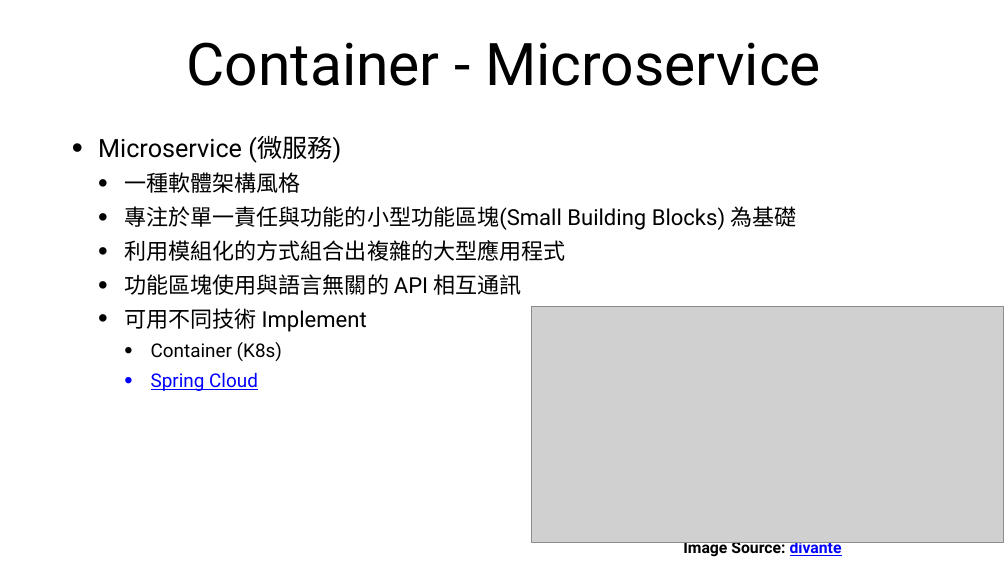
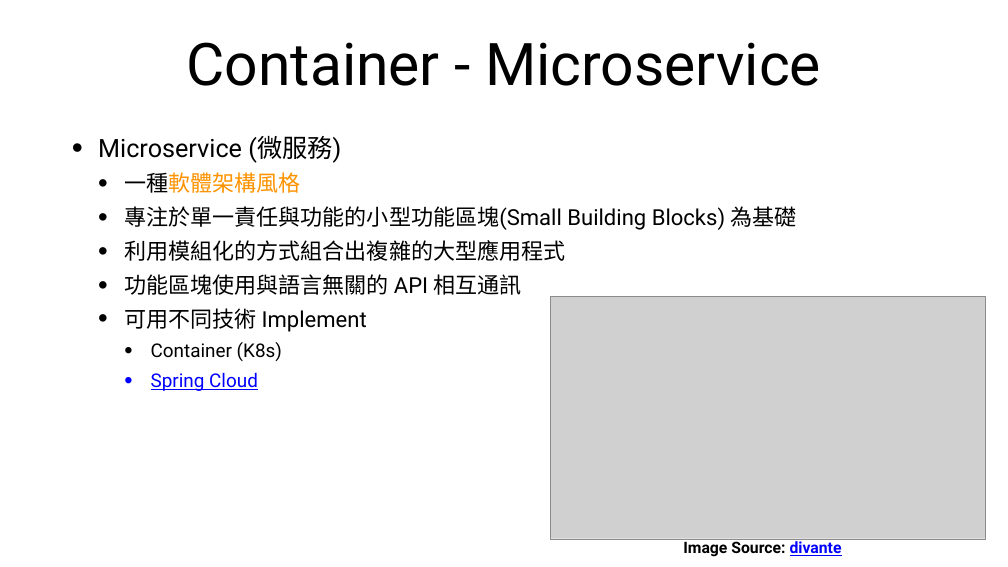
Before and after one commit to cathaylife-devops/docker-tutorial, a slide deck: slide 27 of docker-tutorial.pptx (slide 25 before the commit). Drawn at 1008x567 pixels with LibreOffice and Linux fonts; fonts in the diff are those of the drawing; grey boxes stand for pictures. Boxes give left, top, right and bottom in pixels: in the first picture for what was removed or moved away, otherwise in the second. Text is boxed around its words. In the diff, an @@ line names an element or a change of style, - is before the commit and + after.

```diff
--- a/docker-tutorial.pptx
+++ b/docker-tutorial.pptx
@@ text at (124,172,300,193): text colour #000000 to #FE9301 in "一種軟體架構風格" @@
@@ picture: place and size @@
-picture at (531,307,1003,543)
+picture at (550,296,985,539)
```
Also in this commit, not shown: 15 other slides changed, 2 slides added, 2 other files.
